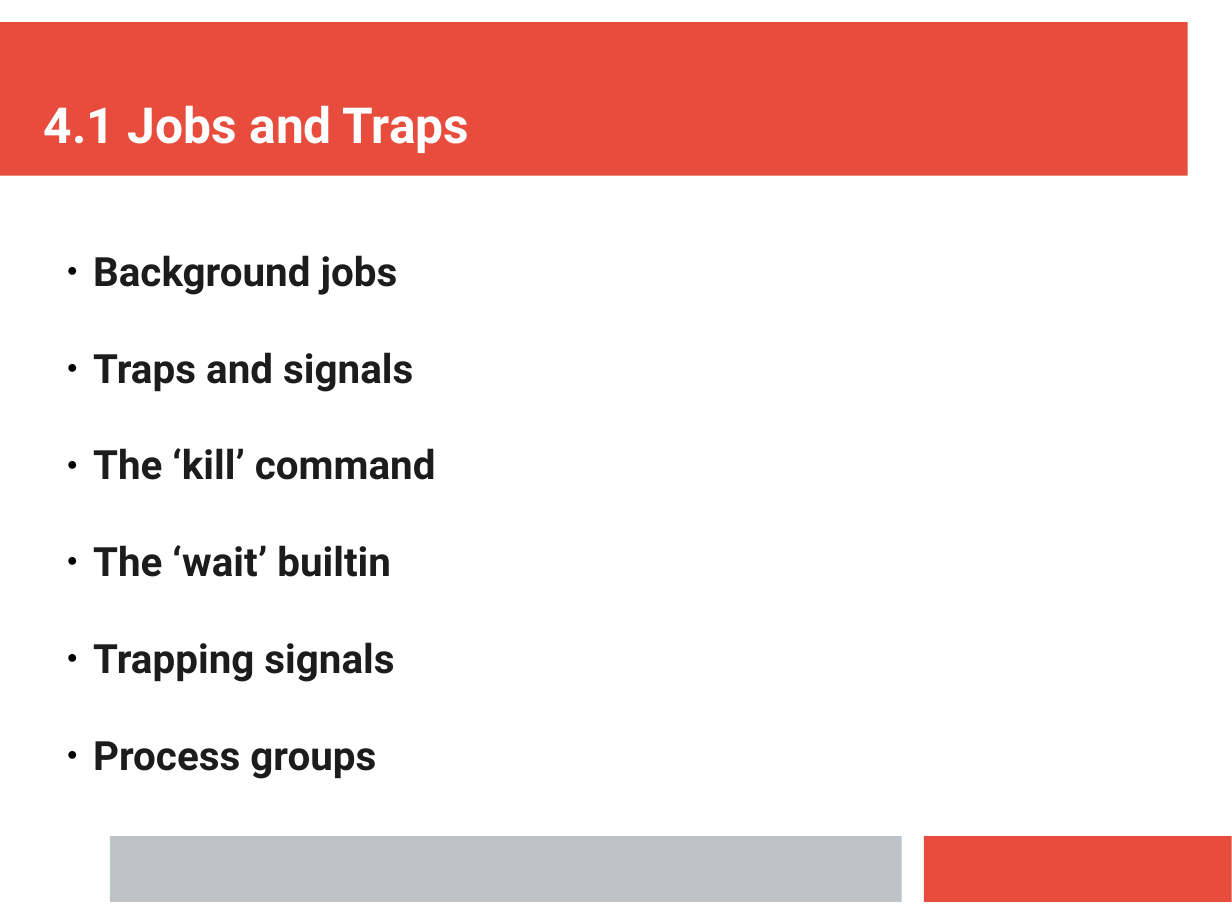
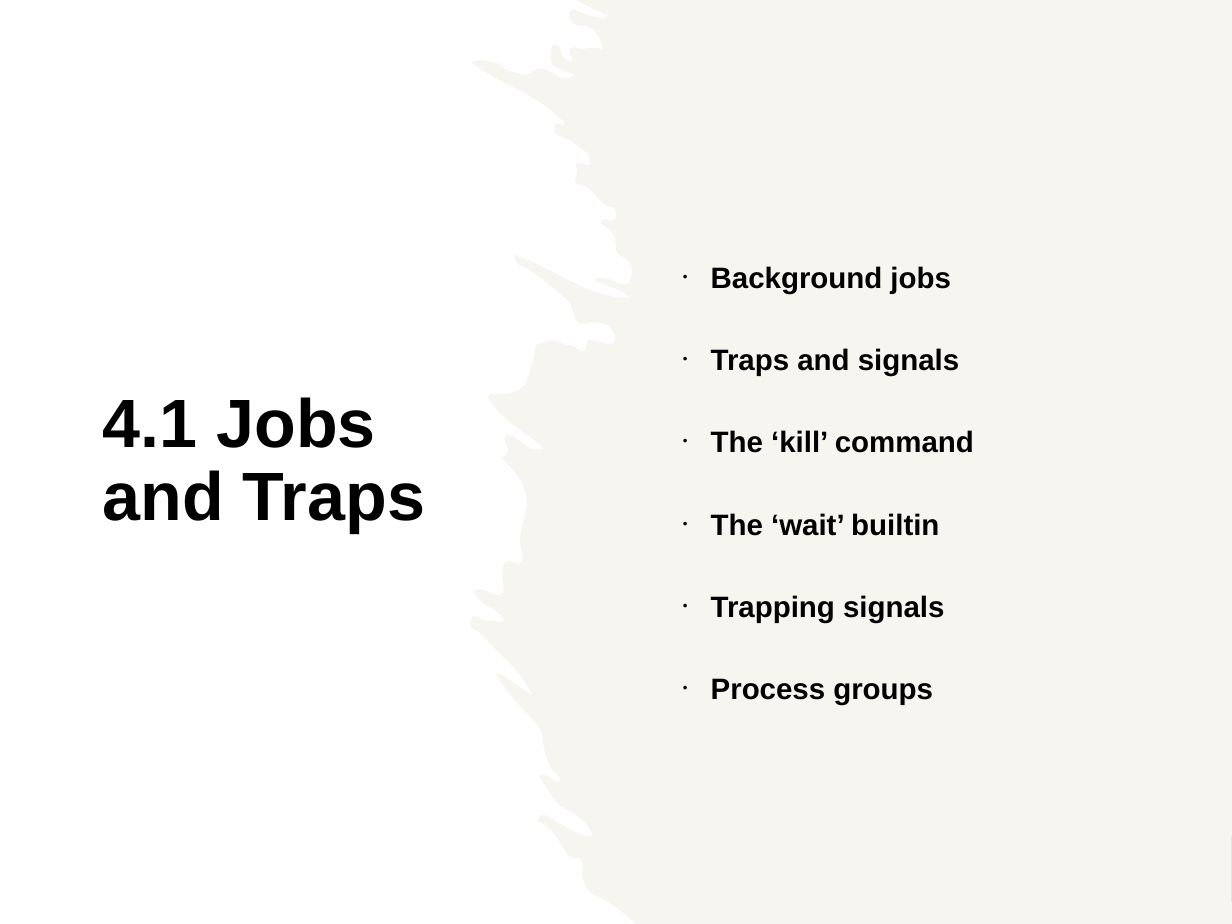
Before and after one commit to ianmiell/introduction-to-bash, a slide deck: slide 57 of slides/introduction_to_bash.pptx (slide 59 before the commit). Drawn at 1232x924 pixels with LibreOffice and Linux fonts; fonts in the diff are those of the drawing. Boxes give left, top, right and bottom in pixels: in the first picture for what was removed or moved away, otherwise in the second. Text is boxed around its words. In the diff, an @@ line names an element or a change of style, - is before the commit and + after.

```diff
--- a/slides/introduction_to_bash.pptx
+++ b/slides/introduction_to_bash.pptx
@@ rectangle added at (0, 0, 1232, 924), fill #FFFFFF @@
@@ freeform shape added at (471, 0, 1232, 924), fill #EEECE1 at 50% opacity @@
@@ text "Background jobs": place and size @@
-text "Background jobs" at (93, 255, 436, 779)
+text "Background jobs" at (711, 266, 974, 705)
@@ text "Background jobs" at (711, 266, 974, 705): size 26 to 19 pt, font Roboto to Arial, text colour #1C1C1C to #000000; bullet ● to •; line spacing 1 to 0.9; more space between paragraphs; vertical alignment top to middle @@
@@ text "4.1 Jobs and Traps": place and size @@
-text "4.1 Jobs and Traps" at (44, 105, 470, 153)
+text "4.1 Jobs and Traps" at (103, 397, 425, 533)
@@ text "4.1 Jobs and Traps" at (103, 397, 425, 533): size 32 to 44 pt, font Roboto to Arial, text colour #FFFFFF to #000000; line spacing 1 to 0.9; more space between paragraphs; vertical alignment bottom to middle @@
@@ rectangle removed at (110, 836, 901, 902) @@
```
Also in this commit, not shown: 58 other slides changed, 2 slides added, 6 slides removed, 1 other file.
